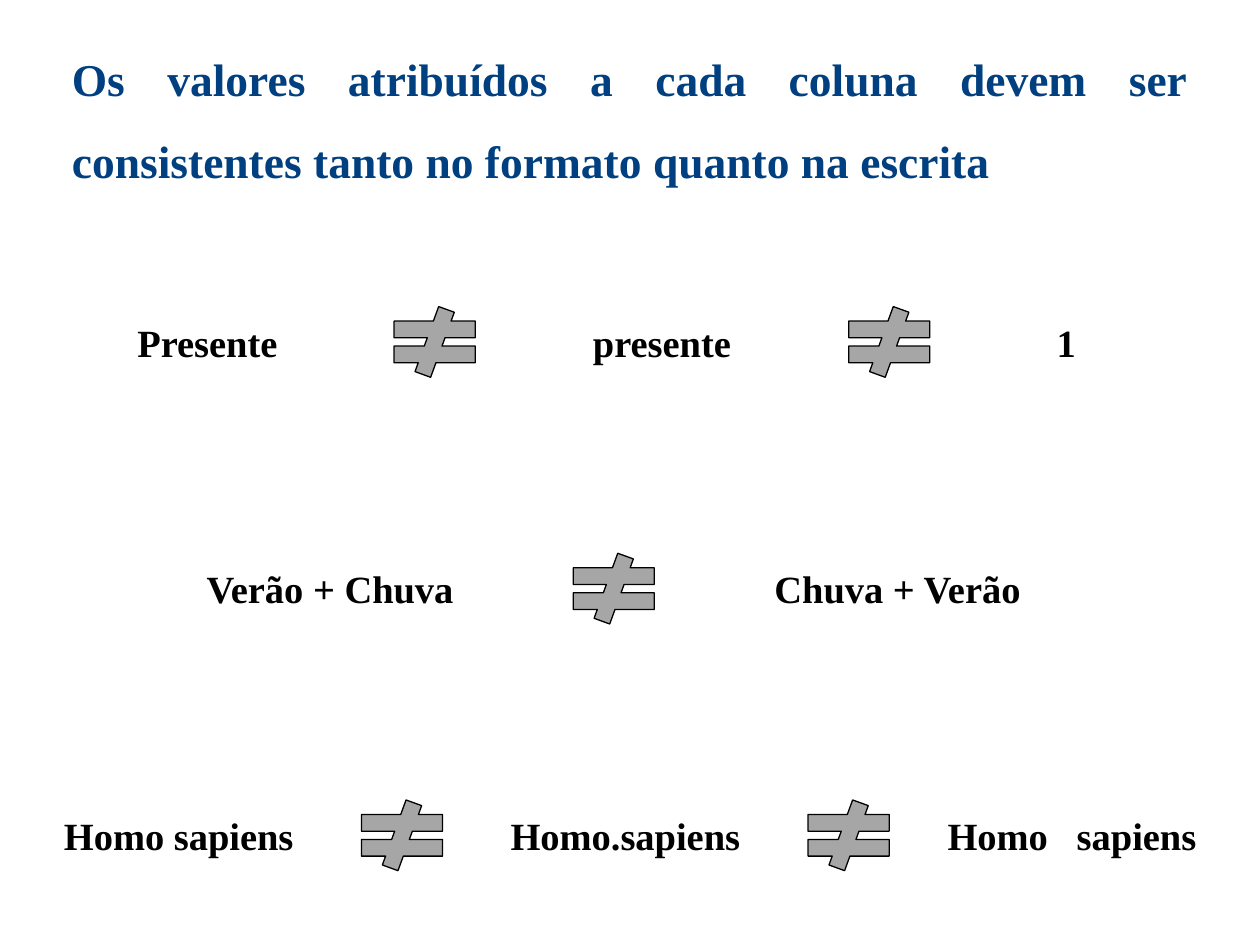
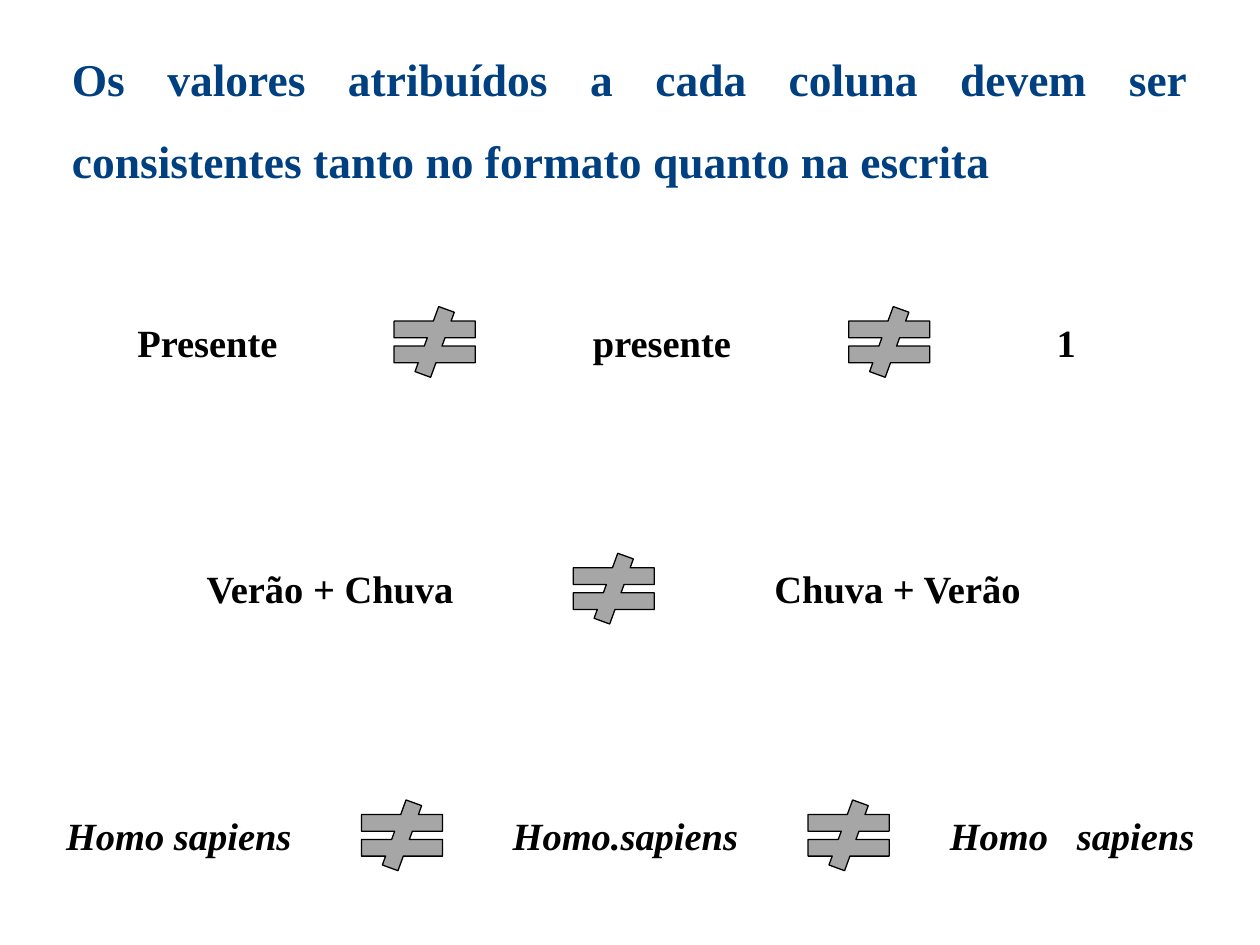
Before and after one commit to nacmarino/compartilhaR, a slide deck: slide 22 of 02 - intro/02 - a vida dos dados.pptx. Drawn at 1260x945 pixels with LibreOffice and Linux fonts; fonts in the diff are those of the drawing. Boxes give left, top, right and bottom in pixels: in the first picture for what was removed or moved away, otherwise in the second. Text is boxed around its words. In the diff, an @@ line names an element or a change of style, - is before the commit and + after.

```diff
--- a/02 - intro/02 - a vida dos dados.pptx
+++ b/02 - intro/02 - a vida dos dados.pptx
@@ italic on in 3 elements at (66,823,291,858), (513,823,738,858), (950,823,1194,858) @@
```
Also in this commit, not shown: 2 other slides changed, 1 other file.
